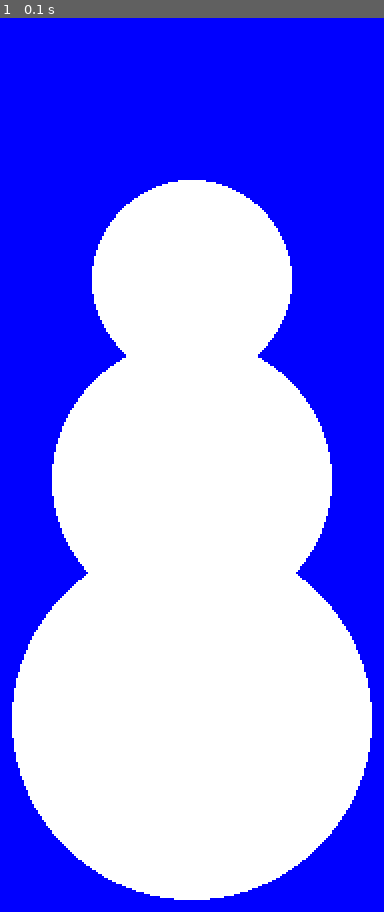
Above: before the commit, frame 1.
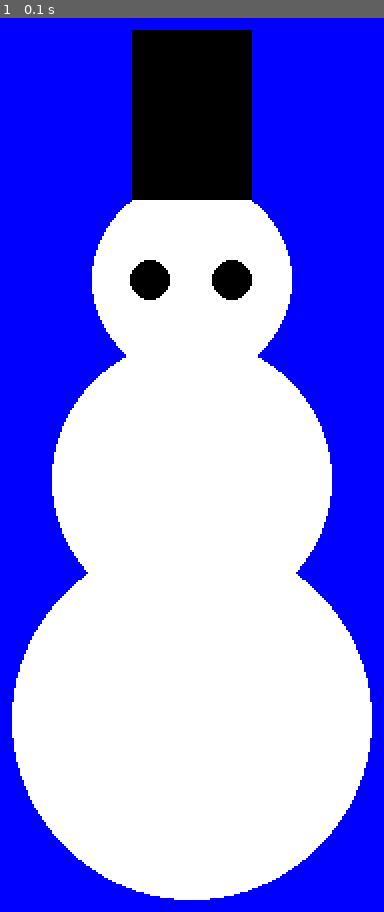
Above: after the commit, the same moment.

Repository: Tomaskis777/demoqa
Game: pygame game, started from PYGAME/GAME/Start.py
Two runs of this game, one before a commit and one after it. Both use one fixed random seed, a clock stepped at 60 frames per second and the inputs below.
Inputs:
- Up to frame 1 (0.1 s): no input

The runs differ from the first frame. In frame 1, 6.7% of the frame differs, in the area x 33-66%, y 1-32%.

Commit message:
Firs comit

Diff:
--- a/PYGAME/GAME/Start.py
+++ b/PYGAME/GAME/Start.py
@@ -7,10 +7,29 @@
     pygame.draw.circle(screen, white, center, radius)
 
 
+def draw_black_circle(screen, center, radius):
+    black = (0, 0, 0)
+    pygame.draw.circle(screen, black, center, radius)
+
+
+def draw_square(screen, size, position):
+    black = (0, 0, 0)
+    pygame.draw.rect(screen, black, (position, size))
+
+
 circles = [
     {"center": (400, 200), "radius": 50},
     {"center": (400, 300), "radius": 70},
     {"center": (400, 420), "radius": 90}
+]
+
+circles2 = [
+    {"center": (379, 200), "radius": 10},
+    {"center": (420, 200), "radius": 10},
+]
+
+squares = [
+    {"position": (60, 85), "size": (370, 75)},
 ]
 
 pygame.init()
@@ -30,6 +49,12 @@
     for circle in circles:
         draw_white_circle(screen, circle["center"], circle["radius"])
 
+    for circle in circles2:
+        draw_black_circle(screen, circle["center"], circle["radius"])
+
+    for rect in squares:
+        draw_square(screen, rect["position"], rect["size"])
+
     pygame.display.flip()
 
 pygame.quit()
